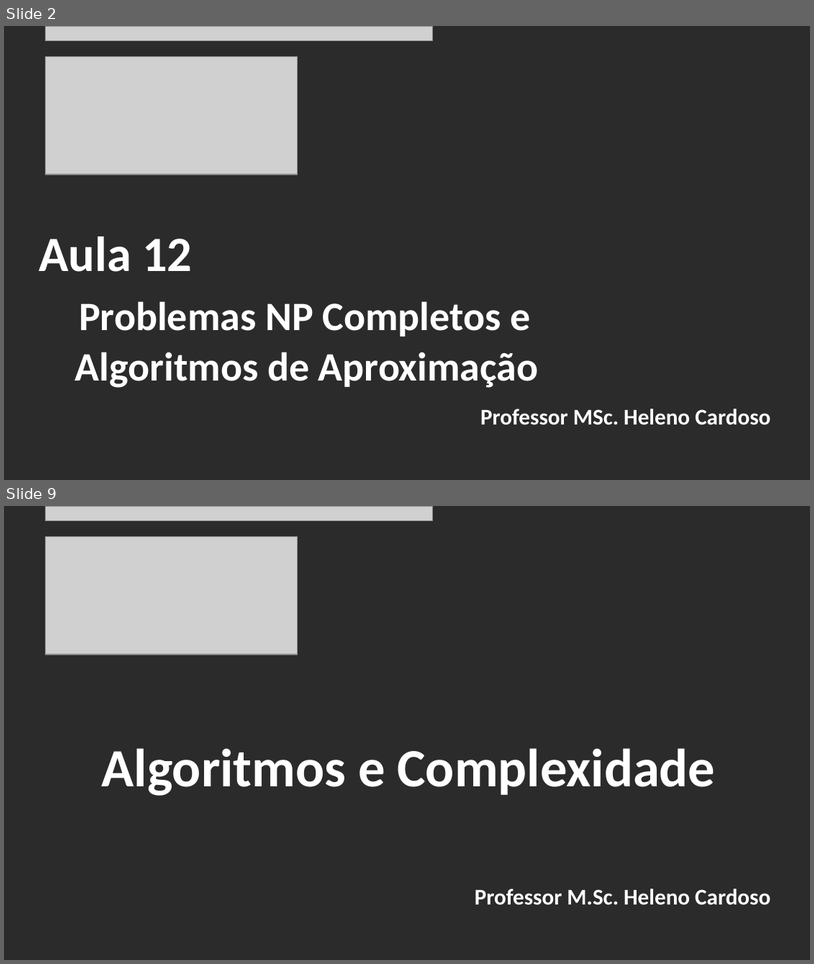
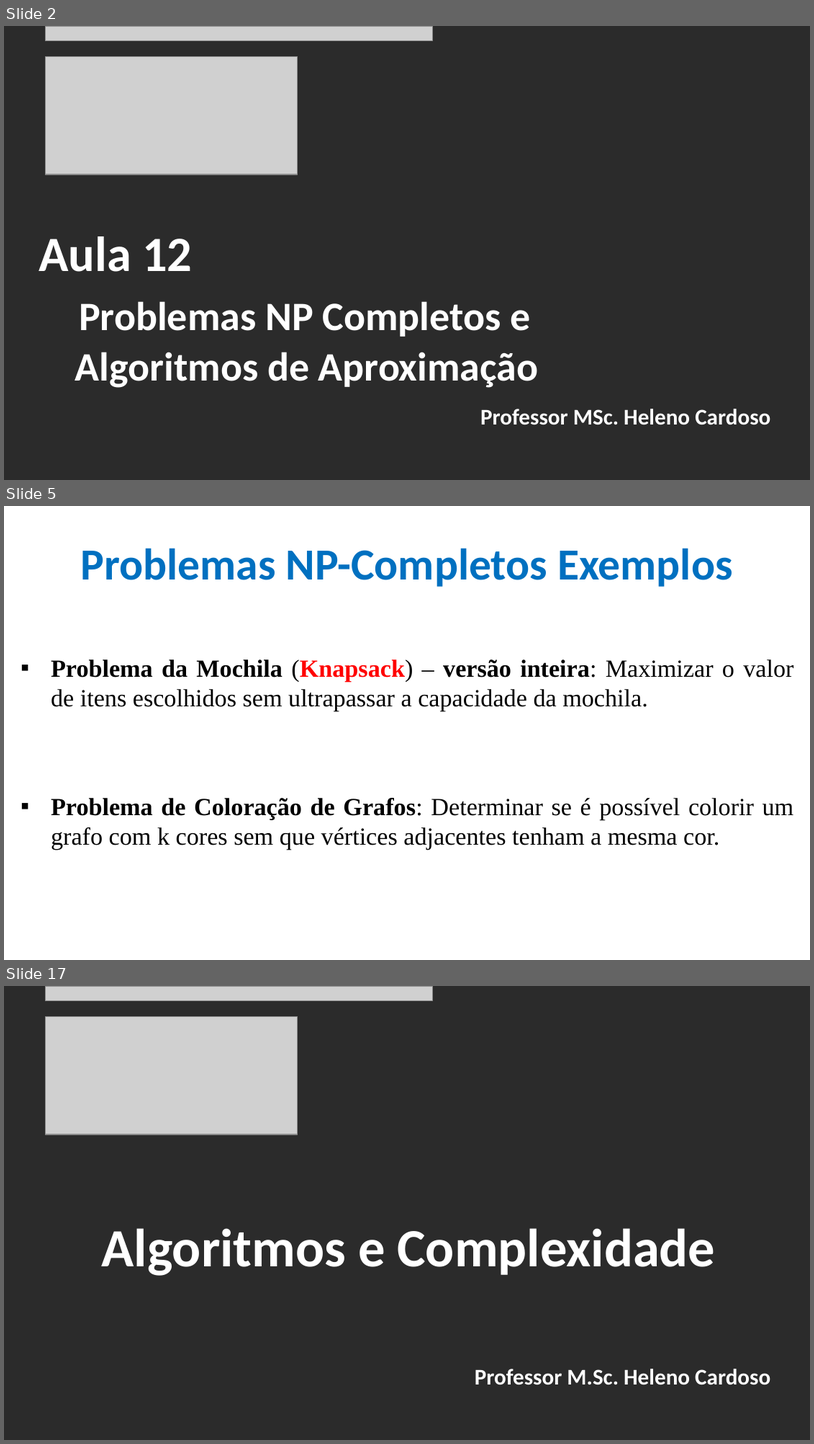
Before and after one commit to CloudEducationBrazil/WydenAlgoritmosEComplexidade, a slide deck: 01 Classes/Aula 12 - Algoritmos e Complexidade - Problemas NP Completos e Algoritmos de Aproximação.pptx. Shown one above the other, each under a label of ours: slides 2 and 9 before the commit, slides 2, 5 and 17 after it; the slides between them are not shown. The pictures are 814x964 and 814x1444 pixels, drawn with LibreOffice and Linux fonts; fonts in the diff are those of the drawing; grey boxes stand for pictures; background and template pictures are left out; a plain dark background stands for a picture behind light text. Boxes give left, top, right and bottom in pixels: in the first picture for what was removed or moved away, otherwise in the second. Text is boxed around its words. In the diff, an @@ line names an element or a change of style, - is before the commit and + after.

```diff
--- a/01 Classes/Aula 12 - Algoritmos e Complexidade - Problemas NP Completos e Algoritmos de Aproximação.pptx
+++ b/01 Classes/Aula 12 - Algoritmos e Complexidade - Problemas NP Completos e Algoritmos de Aproximação.pptx
@@ slide 5 added at [4, 506, 810, 960], background picture (left out) @@
@@ title added at [80, 548, 733, 587], 39.6 pt, text #0070C0, bold @@
+Problemas NP-Completos Exemplos
@@ text added at [51, 659, 795, 849], 22 pt, text #000000 @@
+▪ Problema da Mochila (Knapsack) – versão inteira: Maximizar o valor de itens escolhidos sem ultrapassar a capacidade da mochila.
+▪ Problema de Coloração de Grafos: Determinar se é possível colorir um grafo com k cores sem que vértices adjacentes tenham a mesma cor.
@@ what was slide 9 is now slide 17 @@
```
Also in this commit, not shown: 6 slides changed, 7 other slides added.
